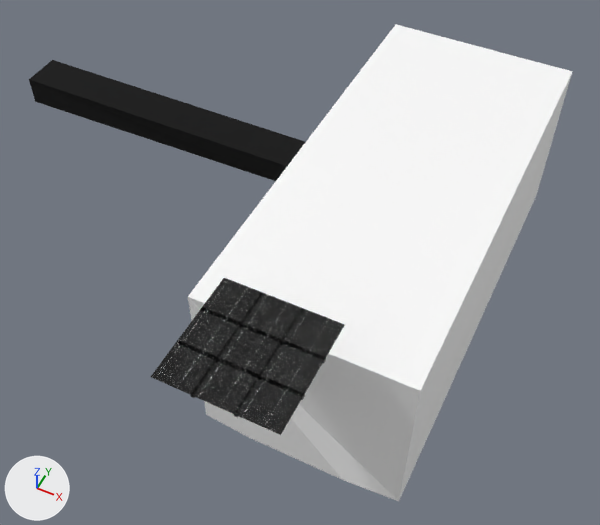
Two versions of the Blender file Assets/Model/Haimenobasyo/start2.blend, one commit apart.
One viewpoint serves both versions: a camera (50 mm lens) standing at (17.6, -57.5, 70.7) and looking at (-8.6, -5.3, 5.4). Arrows for +X, +Y and +Z are at lower left; the lights stay in place.

Names of what the first picture shows: 'Building', 'Plane'.
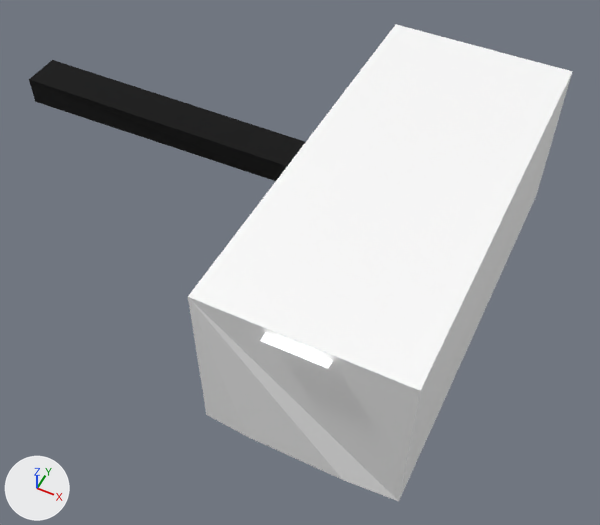
What differs and where, as boxes [x1, y1, x2, y2] in the pictures (600 x 525 px):
'Plane', deleted: before [151, 278, 345, 435]
'滑走路InSide.001', added: after [261, 333, 333, 368]

The change, as a diff of the scene's bpy script:
```diff
--- a/Assets/Model/Haimenobasyo/start2.blend.py
+++ b/Assets/Model/Haimenobasyo/start2.blend.py
@@ mat_plane_light_002 @@
+mat_plane_light_002 = principled_material('Plane_Light.002')
+mat_plane_light_002.base_color = (0.8, 0.8, 0.8)  # white #e7e7e7
+mat_plane_light_002.emission_strength = 1.4
@@ me_平面_021 @@
+me_平面_021.from_pydata([(-1.0, -1.0, 0.0), (1.0, -1.0, 0.0), (-1.0, 1.0, 0.0), (1.0, 1.0, 0.0)], [], [(0, 1, 3, 2)])
+me_平面_021.materials.append(mat_plane_light_002)  # white #e7e7e7
@@ ob_plane @@
-ob_plane = bpy.data.objects.new('Plane', me_plane)
-ob_plane.location = (-0.9, -28.3, 23.0)
-ob_plane.scale = (5.02, 5.02, 5.02)
@@ ob_滑走路inside_001 @@
+ob_滑走路inside_001 = bpy.data.objects.new('滑走路InSide.001', me_平面_021)
+ob_滑走路inside_001.location = (0.0, 0.0, 17.0)
+ob_滑走路inside_001.rotation_euler = (0.0, 3.142, 0.0)  # degrees (0, 180, 0)
+ob_滑走路inside_001.scale = (2.99, 23.5, 4.6)
```
